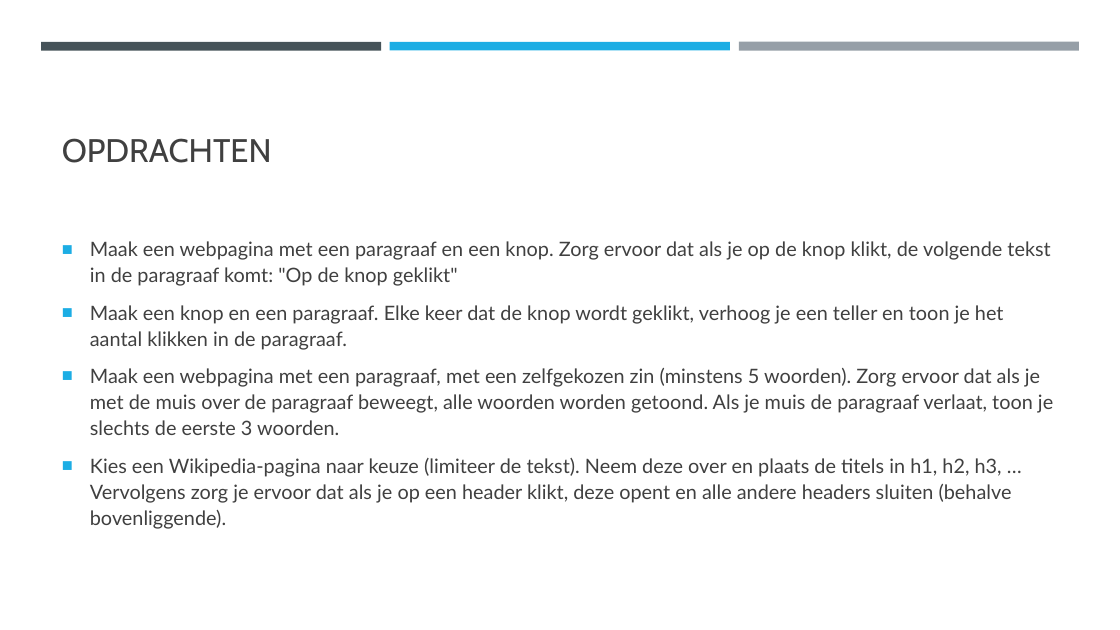
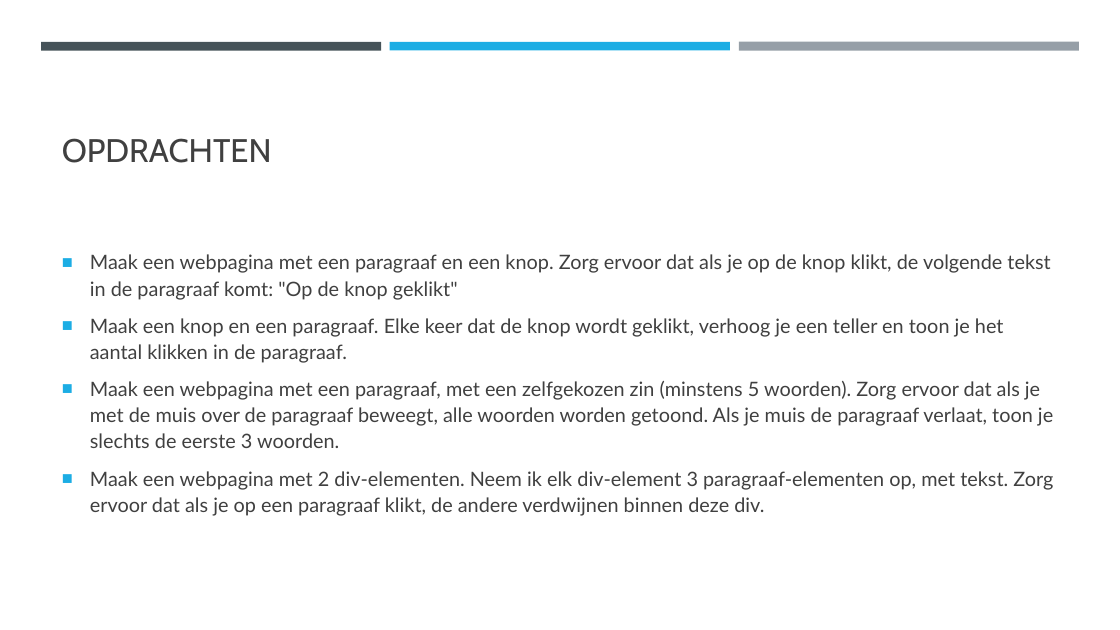
Before and after one commit to DhrLeroy/Webdesign, a slide deck: slide 55 of Webdesign.pptx (slide 44 before the commit). Drawn at 1120x630 pixels with LibreOffice and Linux fonts; fonts in the diff are those of the drawing. Boxes give left, top, right and bottom in pixels: in the first picture for what was removed or moved away, otherwise in the second. Text is boxed around its words. In the diff, an @@ line names an element or a change of style, - is before the commit and + after.

```diff
--- a/Webdesign.pptx
+++ b/Webdesign.pptx
@@ text at box(90, 471, 1053, 516): text changed @@
-■ Kies een Wikipedia-pagina naar keuze (limiteer de tekst). Neem deze over en plaats de titels in h1, h2, h3, … Vervolgens zorg je ervoor dat als je op een header klikt, deze opent en alle andere headers sluiten (behalve bovenliggende).
+■ Maak een webpagina met 2 div-elementen. Neem ik elk div-element 3 paragraaf-elementen op, met tekst. Zorg ervoor dat als je op een paragraaf klikt, de andere verdwijnen binnen deze div.
```
Also in this commit, not shown: 7 other slides changed, 11 slides added, 4 other files.
